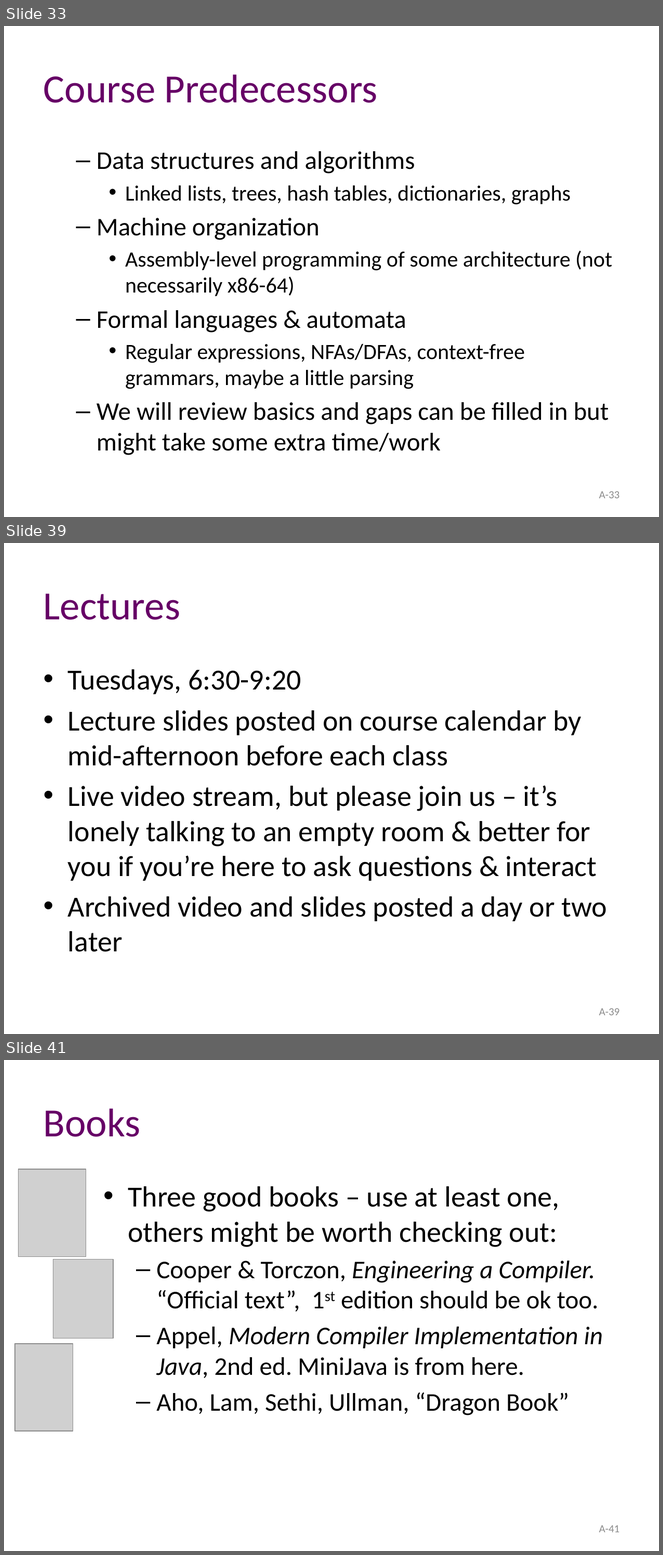
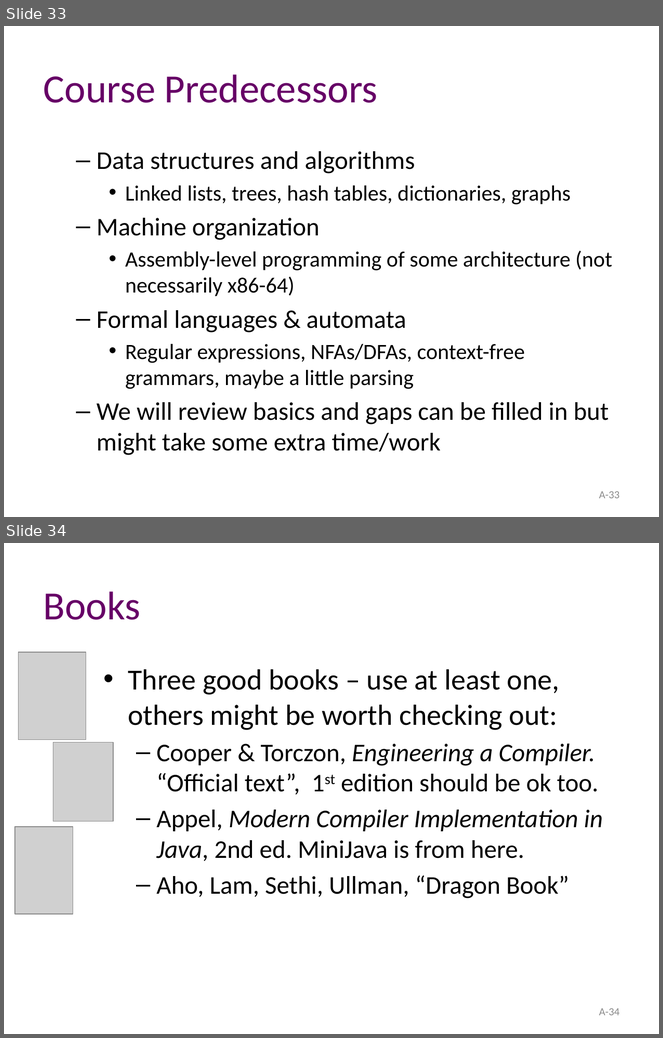
Before and after one commit to atu-se/atu.innomadic.com, a slide deck: courses/compilers/lectures/A-overview.pptx. Shown one above the other, each under a label of ours: slides 33, 39 and 41 before the commit, slides 33 and 34 after it; the slides between them are not shown. The pictures are 663x1555 and 663x1038 pixels, drawn with LibreOffice and Linux fonts; fonts in the diff are those of the drawing; grey boxes stand for pictures. Boxes give left, top, right and bottom in pixels: in the first picture for what was removed or moved away, otherwise in the second. Text is boxed around its words. In the diff, an @@ line names an element or a change of style, - is before the commit and + after.

```diff
--- a/courses/compilers/lectures/A-overview.pptx
+++ b/courses/compilers/lectures/A-overview.pptx
@@ slide 39 removed at [4, 543, 659, 1034], background #FFFFFF @@
@@ title removed at [44, 593, 181, 620] @@
-Lectures
@@ text removed at [68, 669, 608, 952] @@
-• Tuesdays, 6:30-9:20
-• Lecture slides posted on course calendar by mid-afternoon before each class
-• Live video stream, but please join us – it’s lonely talking to an empty room & better for you if you’re here to ask questions & interact
-• Archived video and slides posted a day or two later
@@ page number removed at [599, 1008, 620, 1016] @@
-A-39
@@ what was slide 41 is now slide 34 @@
@@ page number at [599, 1008, 620, 1016]: text changed @@
-A-41
+A-34
```
Also in this commit, not shown: 1 slide changed, 7 other slides removed, 4 other files.
